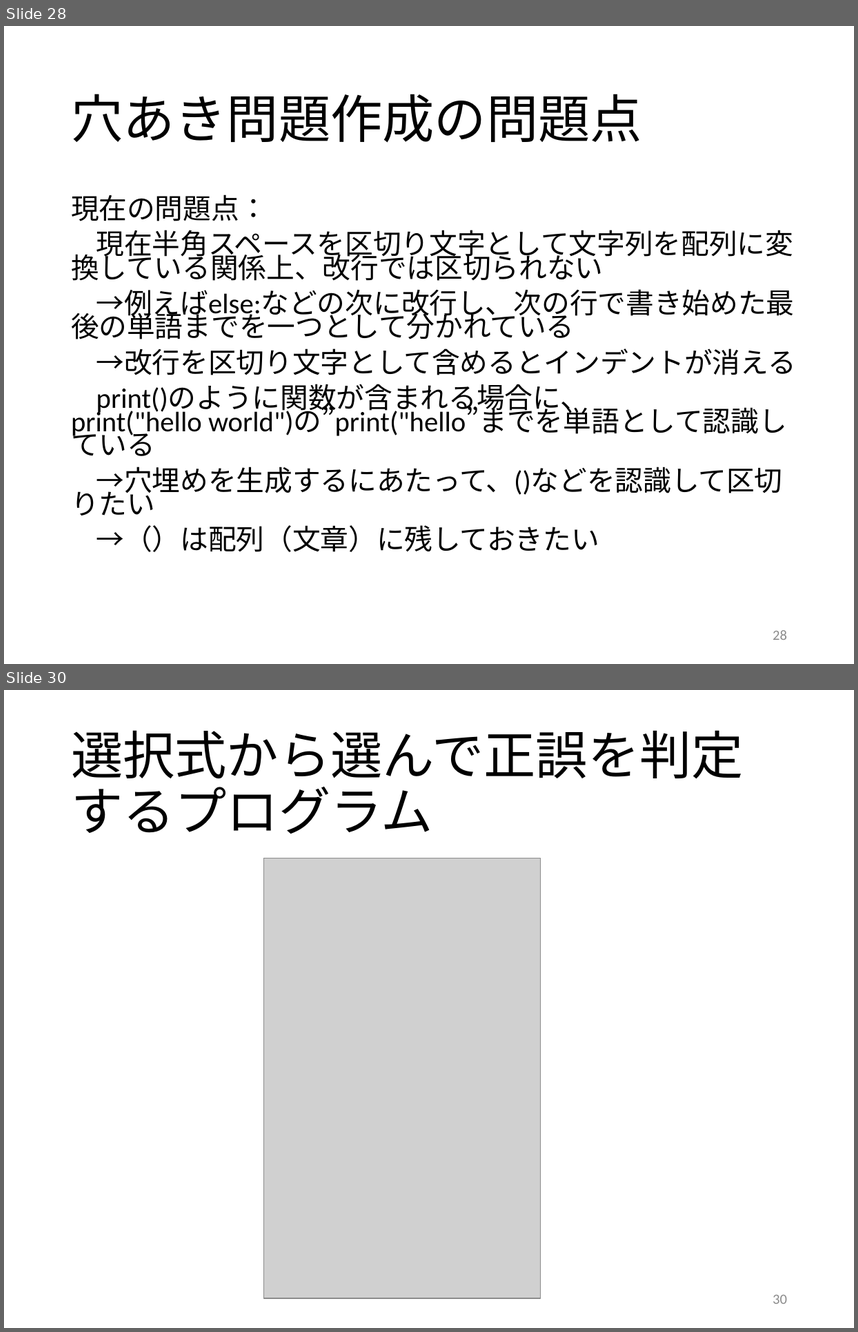
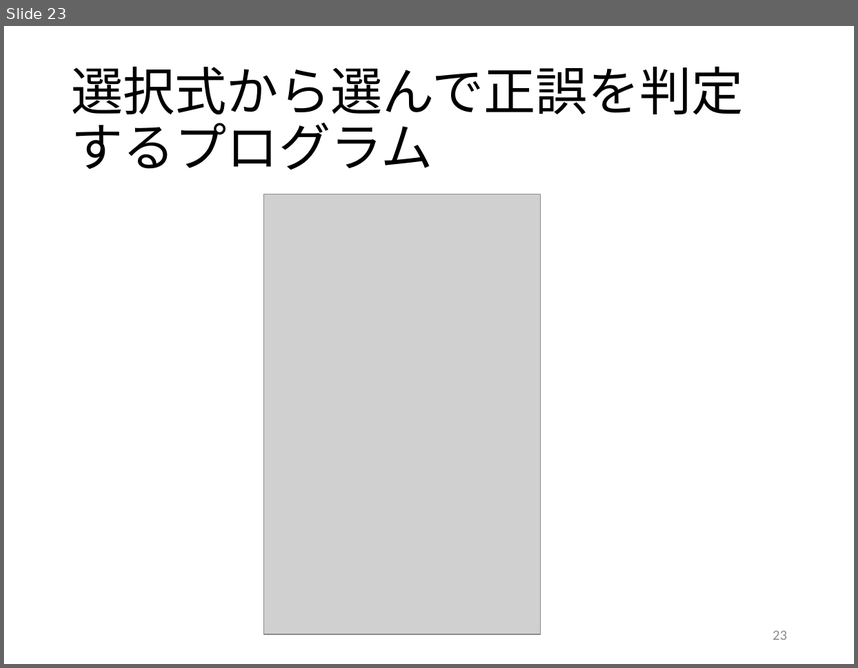
Before and after one commit to kait-takanolab/1821121-shimaoka-thesis, a slide deck: 1821121_shimaoka_sotsuken.pptx. Shown one above the other, each under a label of ours: slides 28 and 30 before the commit, slide 23 after it; the slides between them are not shown. The pictures are 858x1332 and 858x668 pixels, drawn with LibreOffice and Linux fonts; fonts in the diff are those of the drawing; grey boxes stand for pictures. Boxes give left, top, right and bottom in pixels: in the first picture for what was removed or moved away, otherwise in the second. Text is boxed around its words. In the diff, an @@ line names an element or a change of style, - is before the commit and + after.

```diff
--- a/1821121_shimaoka_sotsuken.pptx
+++ b/1821121_shimaoka_sotsuken.pptx
@@ slide 28 removed at [4,26,854,664], background #FFFFFF @@
@@ title removed at [71,94,642,143] @@
-穴あき問題作成の問題点
@@ text removed at [71,194,795,552] @@
-現在の問題点：
-現在半角スペースを区切り文字として文字列を配列に変換している関係上、改行では区切られない
-→例えばelse:などの次に改行し、次の行で書き始めた最後の単語までを一つとして分かれている
-→改行を区切り文字として含めるとインデントが消える
-print()のように関数が含まれる場合に、print("hello world")の”print("hello”までを単語として認識している
-→穴埋めを生成するにあたって、()などを認識して区切りたい
-→（）は配列（文章）に残しておきたい
@@ page number removed at [773,630,787,639] @@
-28
@@ what was slide 30 is now slide 23 @@
@@ page number at [773,630,787,639]: text changed @@
-30
+23
```
Also in this commit, not shown: 5 slides changed, 2 slides added, 4 other slides removed.
